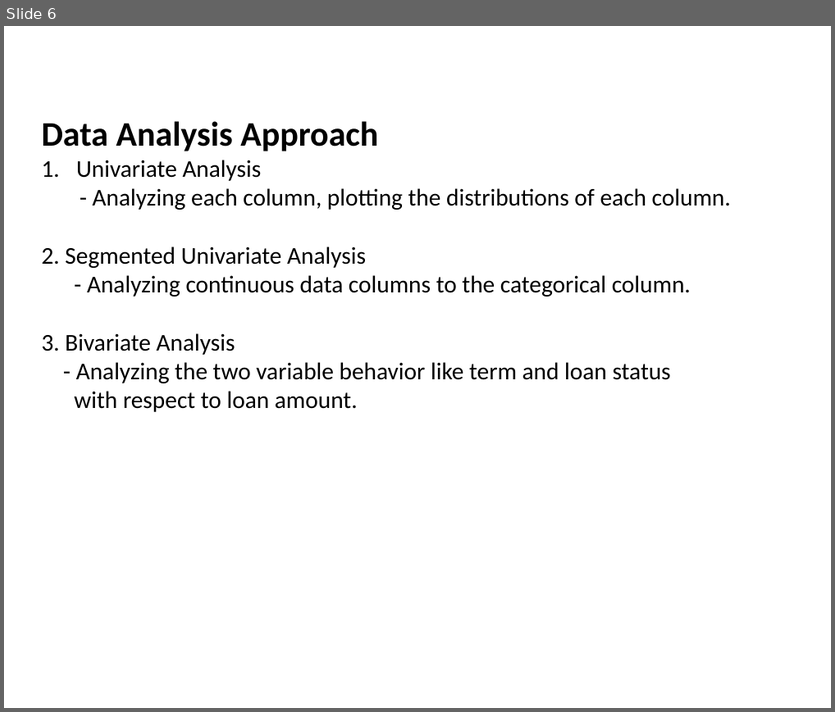
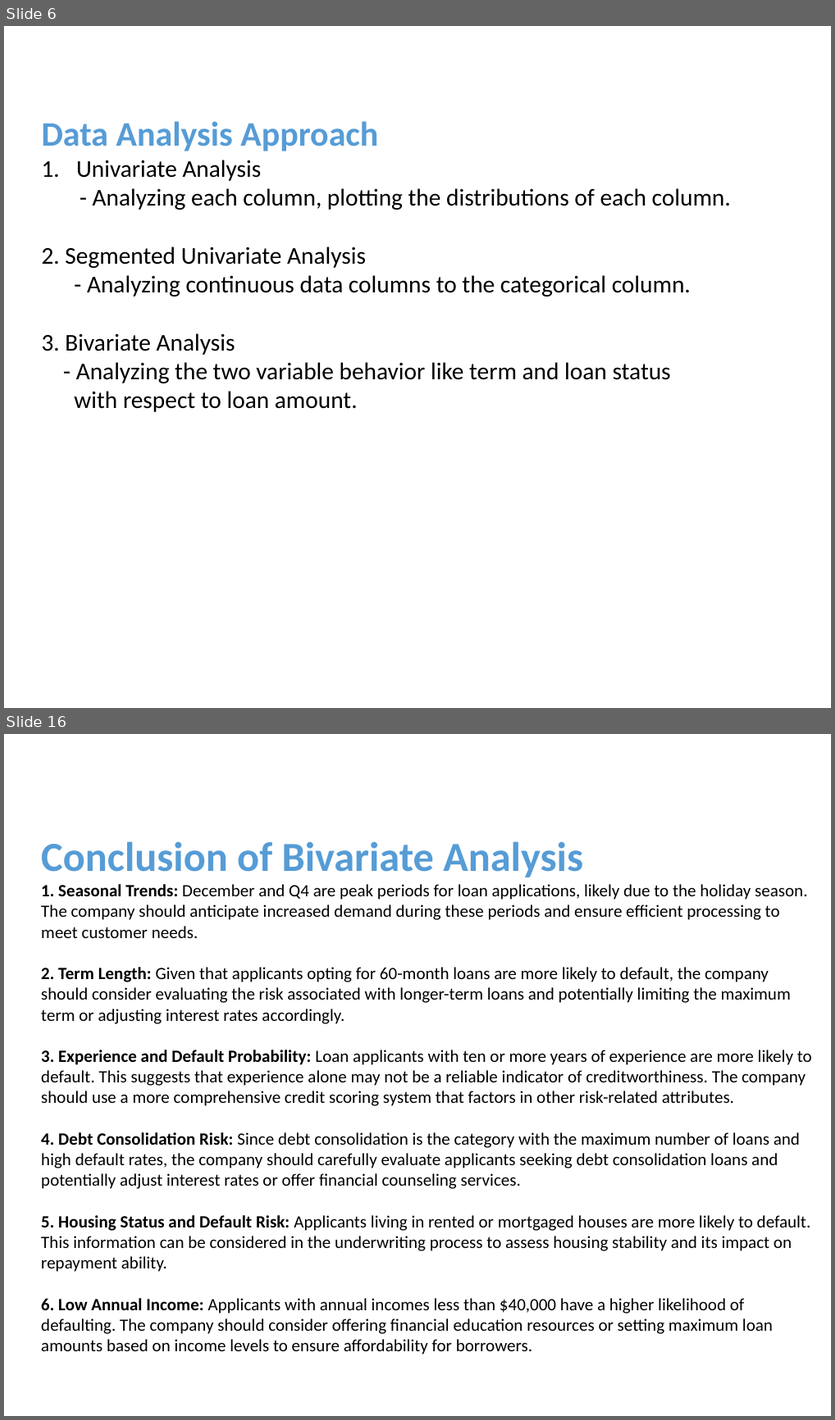
Before and after one commit to pankaj8blr/lendingClub, a slide deck: lending_club_case_study.pptx. Shown one above the other, each under a label of ours: slide 6 before the commit, slides 6 and 16 after it; the slides between them are not shown. The pictures are 835x712 and 835x1420 pixels, drawn with LibreOffice and Linux fonts; fonts in the diff are those of the drawing; background and template pictures are left out. Boxes give left, top, right and bottom in pixels: in the first picture for what was removed or moved away, otherwise in the second. Text is boxed around its words. In the diff, an @@ line names an element or a change of style, - is before the commit and + after.

```diff
--- a/lending_club_case_study.pptx
+++ b/lending_club_case_study.pptx
@@ slide 16 added at box(4, 734, 831, 1416), background #FFFFFF @@
@@ text added at box(41, 841, 812, 1355), 20 pt, text #000000 @@
+Conclusion of Bivariate Analysis
+1. Seasonal Trends: December and Q4 are peak periods for loan applications, likely due to the holiday season. The company should anticipate increased demand during these periods and ensure efficient processing to meet customer needs.
+2. Term Length: Given that applicants opting for 60-month loans are more likely to default, the company should consider evaluating the risk associated with longer-term loans and potentially limiting the maximum term or adjusting interest rates accordingly.
+3. Experience and Default Probability: Loan applicants with ten or more years of experience are more likely to default. This suggests that experience alone may not be a reliable indicator of creditworthiness. The company should use a more comprehensive credit scoring system that factors in other risk-related attributes.
+4. Debt Consolidation Risk: Since debt consolidation is the category with the maximum number of loans and high default rates, the company should carefully evaluate applicants seeking debt consolidation loans and potentially adjust interest rates or offer financial counseling services.
+5. Housing Status and Default Risk: Applicants living in rented or mortgaged houses are more likely to default. This information can be considered in the underwriting process to assess housing stability and its impact on repayment ability.
+6. Low Annual Income: Applicants with annual incomes less than $40,000 have a higher likelihood of defaulting. The company should consider offering financial education resources or setting maximum loan amounts based on income levels to ensure affordability for borrowers.
@@ slide 6 changed as well @@
@@ text at box(42, 121, 378, 151): text colour #000000 to #569CD6 in "Data Analysis Approach" @@
```
Also in this commit, not shown: 4 other slides changed, 14 other slides added, 1 slide removed, 2 other files.
